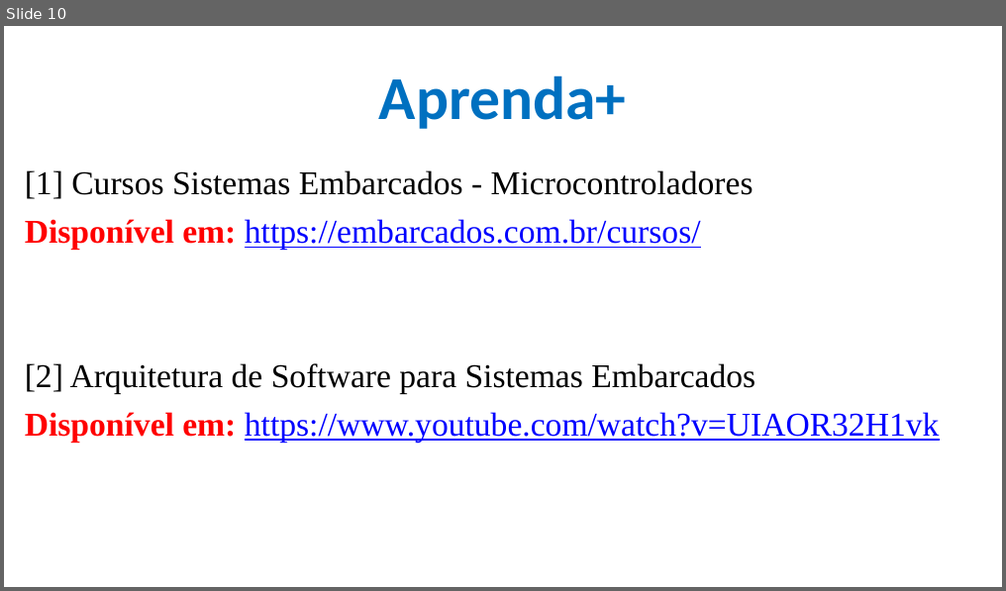
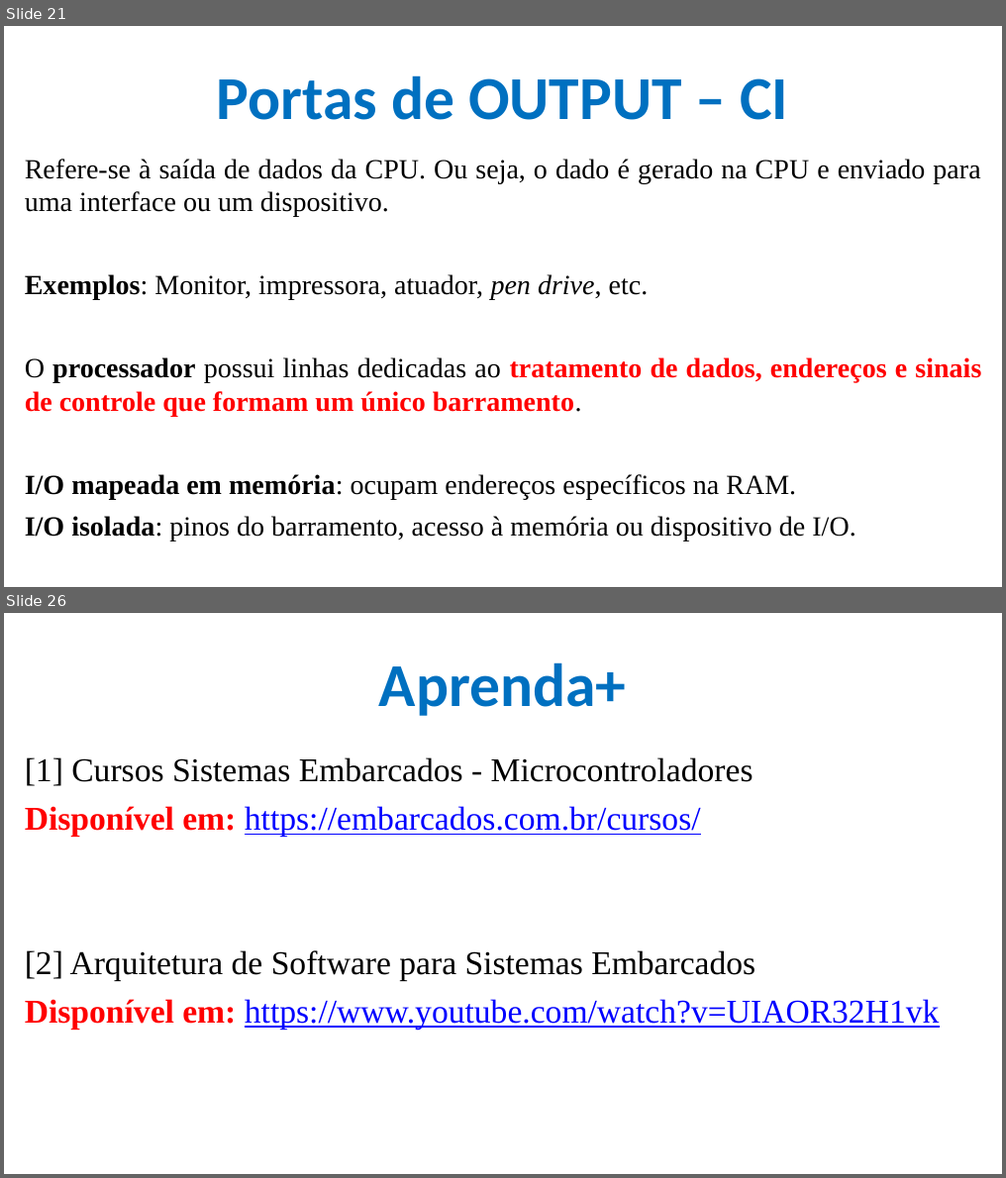
Before and after one commit to CloudEducationBrazil/WydenArea1ProgramacaoMicrocontroladores, a slide deck: 01 Classes/Aula 05 - Programação Microcontroladores - Periféricos Integrados - Portas e Conversores.pptx. Shown one above the other, each under a label of ours: slide 10 before the commit, slides 21 and 26 after it; the slides between them are not shown. The pictures are 1006x591 and 1006x1178 pixels, drawn with LibreOffice and Linux fonts; fonts in the diff are those of the drawing; background and template pictures are left out. Boxes give left, top, right and bottom in pixels: in the first picture for what was removed or moved away, otherwise in the second. Text is boxed around its words. In the diff, an @@ line names an element or a change of style, - is before the commit and + after.

Commit message:
Aula 05 Microntroladores Portas IO, Conversores, Comunicação Serial 19042023

```diff
--- a/01 Classes/Aula 05 - Programação Microcontroladores - Periféricos Integrados - Portas e Conversores.pptx
+++ b/01 Classes/Aula 05 - Programação Microcontroladores - Periféricos Integrados - Portas e Conversores.pptx
@@ slide 21 added at bbox=[4, 26, 1002, 587], background picture (left out) @@
@@ title added at bbox=[217, 76, 788, 120], 44 pt, text #0070C0, bold @@
+Portas de OUTPUT – CI
@@ text added at bbox=[25, 159, 981, 542], 20 pt, text #000000 @@
+Refere-se à saída de dados da CPU. Ou seja, o dado é gerado na CPU e enviado para uma interface ou um dispositivo.
+Exemplos: Monitor, impressora, atuador, pen drive, etc.
+O processador possui linhas dedicadas ao tratamento de dados, endereços e sinais de controle que formam um único barramento.
+I/O mapeada em memória: ocupam endereços específicos na RAM.
+I/O isolada: pinos do barramento, acesso à memória ou dispositivo de I/O.
@@ what was slide 10 is now slide 26 @@
```
Also in this commit, not shown: 7 slides changed, 16 other slides added, 1 slide removed.
